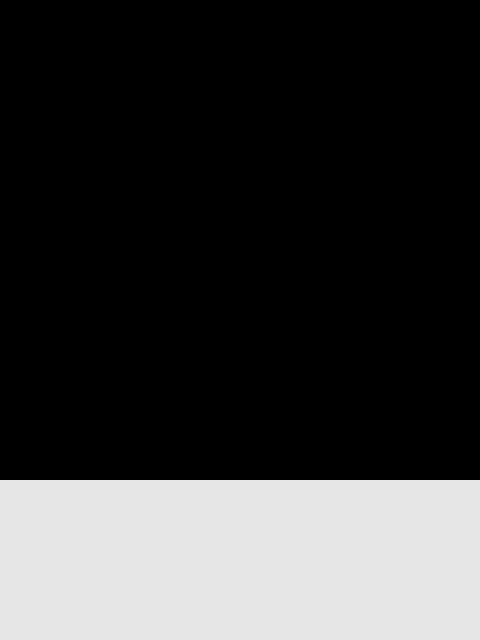
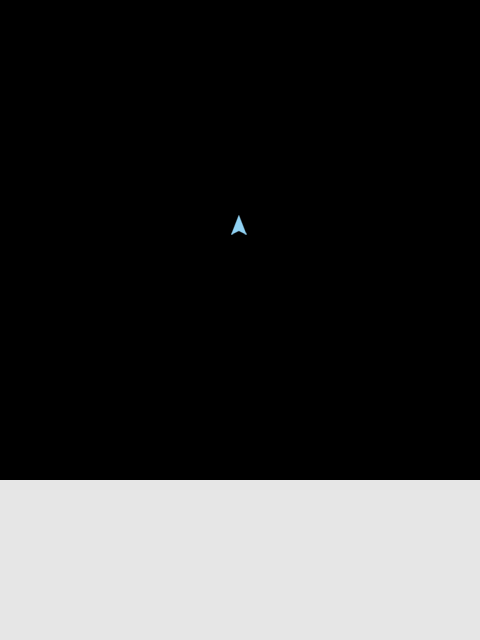
The second 480 x 640 image is a revision of the first. Changes to its layers:
added layer "ship" above "infoPanel" over [231, 215, 247, 235]
